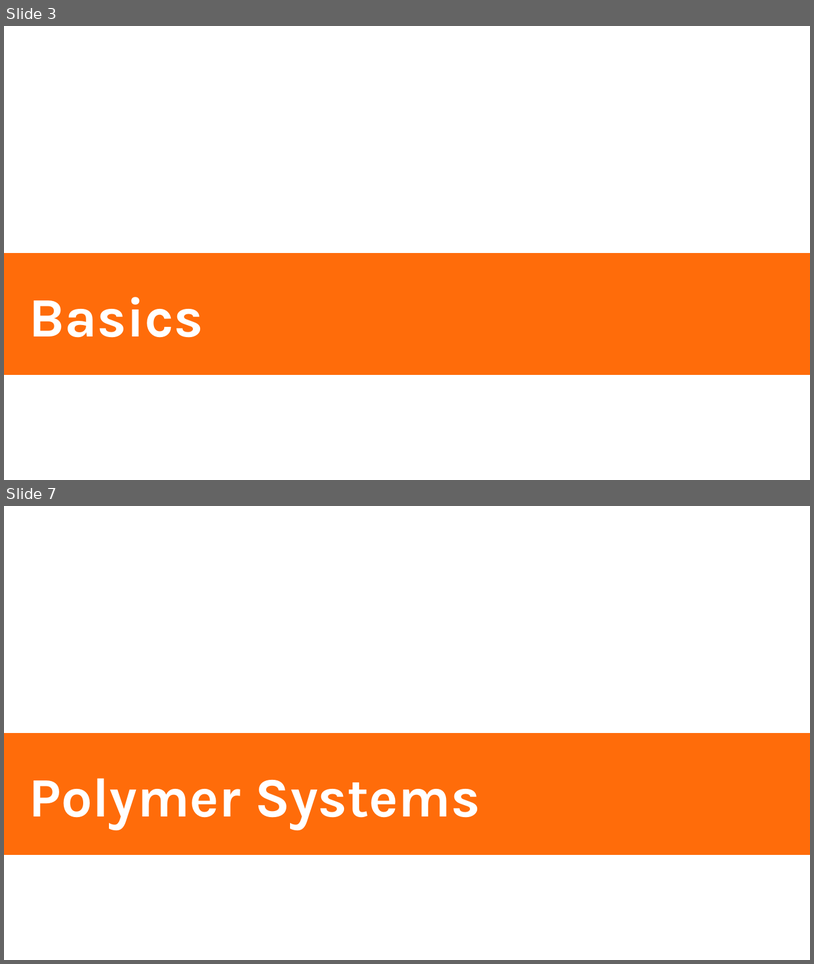
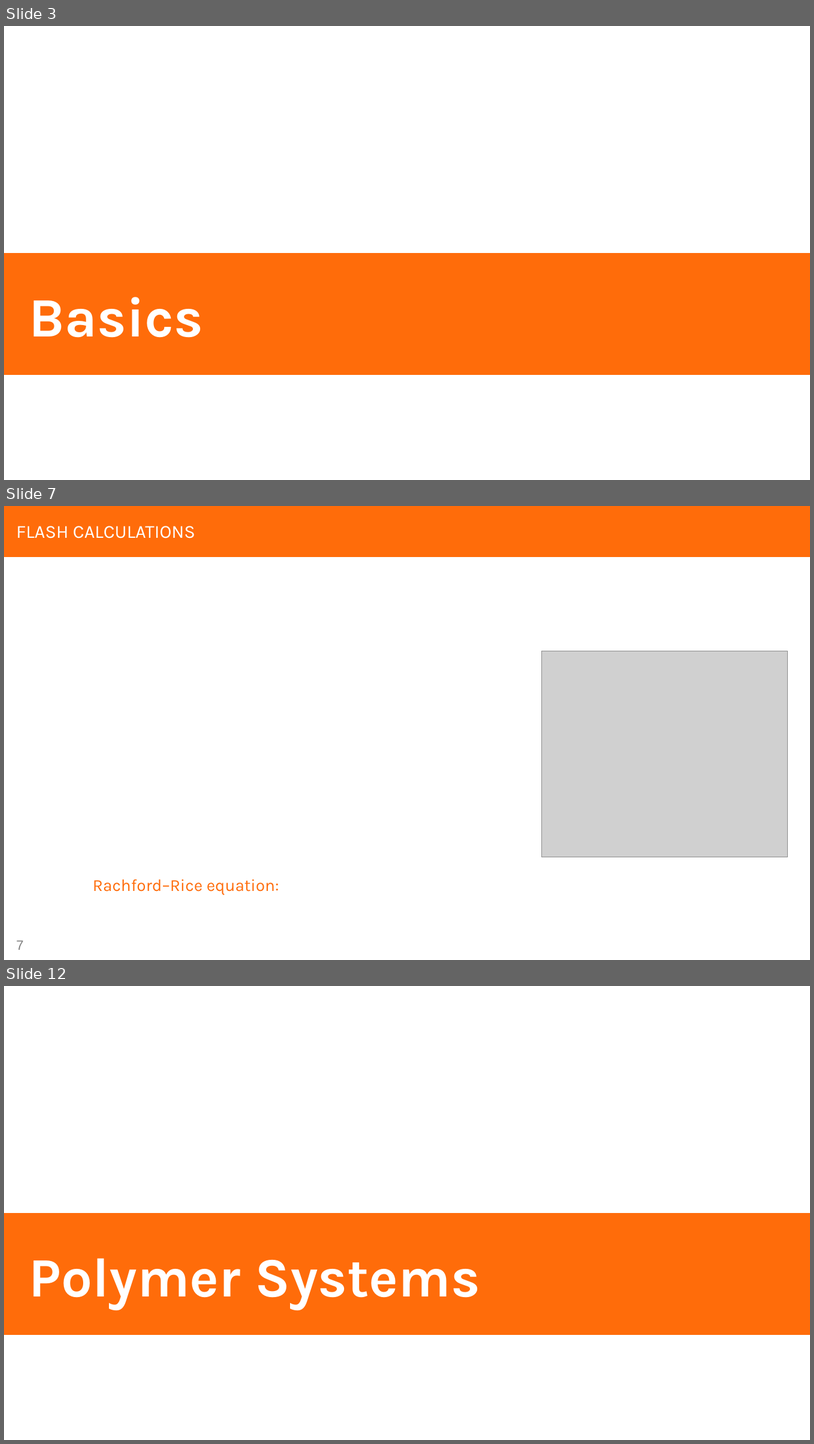
Before and after one commit to zgw-group/polymer_physics_lectures, a slide deck: clapeyron/Clapeyron_tutorial.pptx. Shown one above the other, each under a label of ours: slides 3 and 7 before the commit, slides 3, 7 and 12 after it; the slides between them are not shown. The pictures are 814x964 and 814x1444 pixels, drawn with LibreOffice and Linux fonts; fonts in the diff are those of the drawing; grey boxes stand for pictures. Boxes give left, top, right and bottom in pixels: in the first picture for what was removed or moved away, otherwise in the second. Text is boxed around its words. In the diff, an @@ line names an element or a change of style, - is before the commit and + after.

```diff
--- a/clapeyron/Clapeyron_tutorial.pptx
+++ b/clapeyron/Clapeyron_tutorial.pptx
@@ slide 7 added at (4,506,810,960), background #FFFFFF @@
@@ rectangle added at (4,506,810,557), fill #FF6C0A @@
@@ title added at (16,526,195,538), 22 pt, text #FFFFFF @@
+FLASH CALCULATIONS
@@ picture added at (542,651,789,857) @@
@@ text added at (93,879,279,895), 20 pt, text #FF6C0A @@
+Rachford–Rice equation:
@@ page number added at (16,940,23,949), 16 pt, text #808080 @@
+7
@@ what was slide 7 is now slide 12 @@
```
Also in this commit, not shown: 3 slides changed, 15 other slides added, 3 slides removed.
